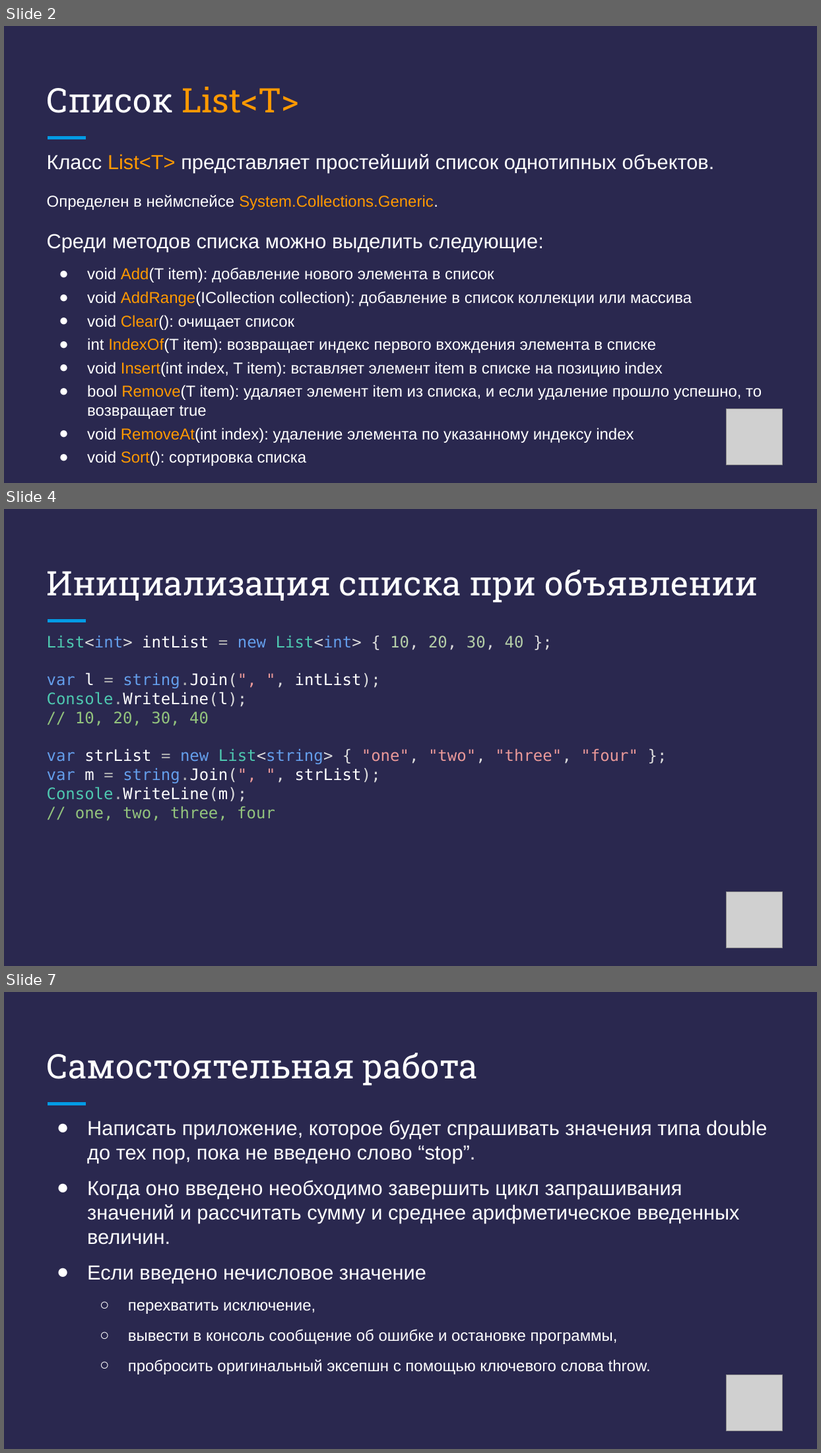
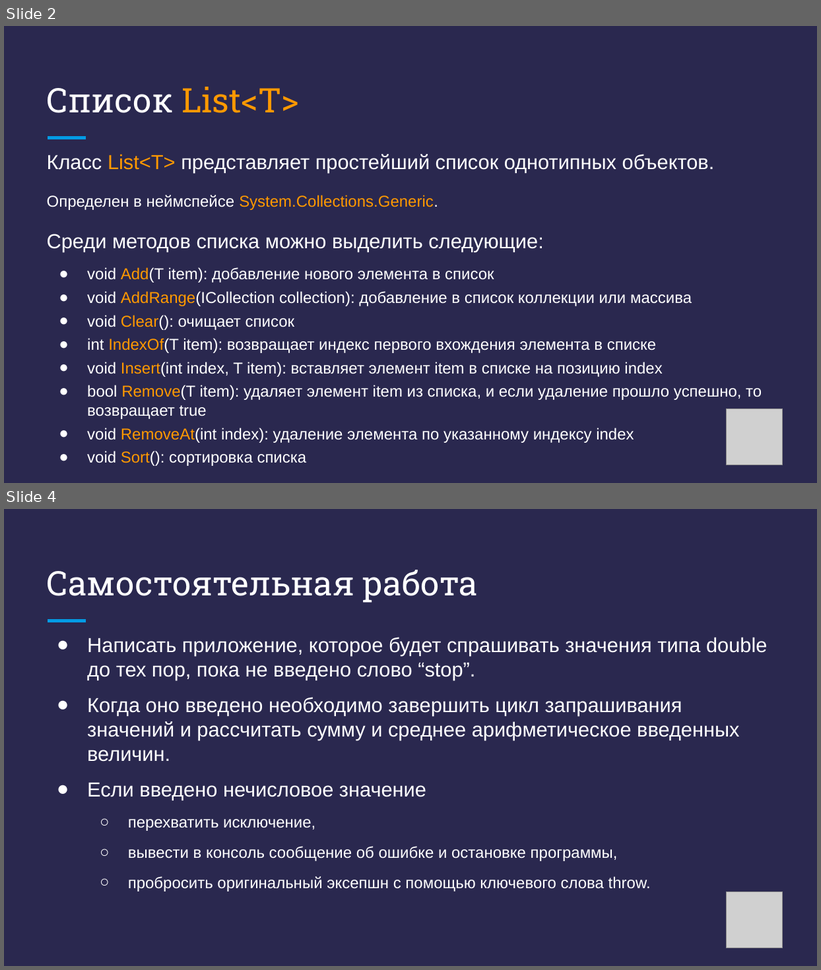
Before and after one commit to DenisKaVladimirovich/MyLessons, a slide deck: 08/Презентация - C# + .NET - Урок 8.pptx. Shown one above the other, each under a label of ours: slides 2, 4 and 7 before the commit, slides 2 and 4 after it; the slides between them are not shown. The pictures are 821x1453 and 821x970 pixels, drawn with LibreOffice and Linux fonts; fonts in the diff are those of the drawing; grey boxes stand for pictures. Boxes give left, top, right and bottom in pixels: in the first picture for what was removed or moved away, otherwise in the second. Text is boxed around its words. In the diff, an @@ line names an element or a change of style, - is before the commit and + after.

```diff
--- a/08/Презентация - C# + .NET - Урок 8.pptx
+++ b/08/Презентация - C# + .NET - Урок 8.pptx
@@ slide 4 removed at (4,509,817,966), background #2A284F; not listed: 1 template element that a slide beside it also shows @@
@@ title removed at (47,570,758,603) @@
-Инициализация списка при объявлении
@@ text removed at (47,635,638,821) @@
-List<int> intList = new List<int> { 10, 20, 30, 40 };
-var l = string.Join(", ", intList);
-Console.WriteLine(l);
-// 10, 20, 30, 40
-var strList = new List<string> { "one", "two", "three", "four" };
-var m = string.Join(", ", strList);
-Console.WriteLine(m);
-// one, two, three, four
@@ picture removed at (726,892,782,948) @@
@@ what was slide 7 is now slide 4 @@
```
Also in this commit, not shown: 2 slides changed, 2 other slides removed, 27 other files.
